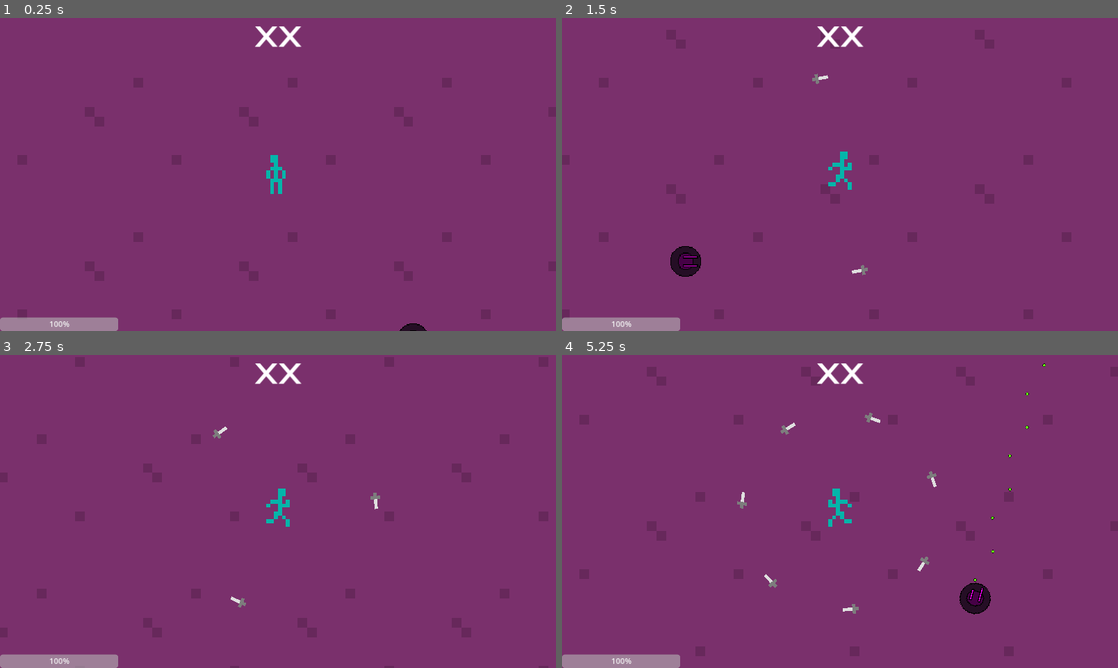
Above: before the commit, frames 1-4 (two rows, left to right).
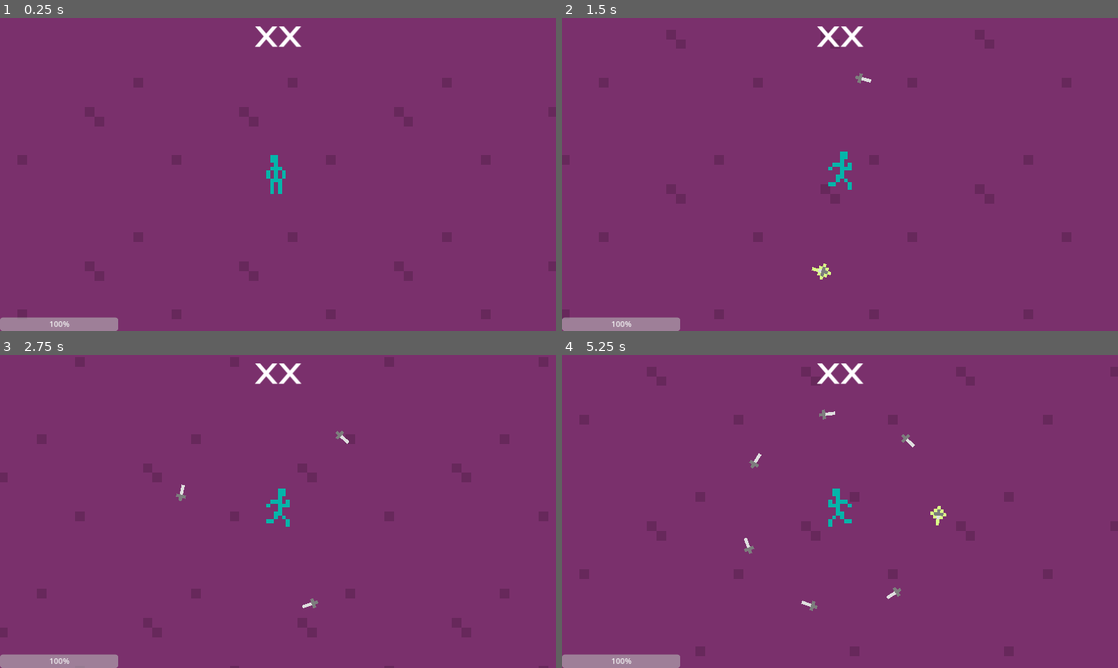
Above: after the commit, the same moments.

Repository: Shmupette/ChristmasProject
Game: Godot game, scene res://scenes/main_scene.tscn
Two runs of this game, one before a commit and one after it. Both use one fixed random seed, a clock stepped at 60 frames per second and the inputs below.
Inputs:
- Up to frame 1 (0.25 s): no input
- Up to frame 2 (1.5 s): tap Enter at 0.5 s; hold D (right) 0.53-1.28 s; hold 1 (knoife) 0.53-1.28 s; hold S (down) from 1.28 s (still down); tap 1 (knoife) at 1.35 s
- Up to frame 3 (2.75 s): release S (down) at 2.03 s; hold D (right) from 2.03 s (still down); hold 1 (knoife) from 2.03 s (still down)
- Up to frame 4 (5.25 s): release D (right) at 2.78 s; release 1 (knoife) at 2.78 s; hold W (up) 2.78-3.53 s; tap 1 (knoife) at 2.85, 4.35 s; hold 1 (knoife) 3.53-4.28 s; hold A (left) 3.53-5.03 s; hold S (down) from 5.03 s (still down); hold 1 (knoife) from 5.03 s (still down)

The runs differ from the first frame. In frame 1, less than 0.1% of the frame differs, in the area x 71-77%, y 97-100%; in frame 2, 0.6%; in frame 3, 0.3%; in frame 4, 1.1%, in the area x 31-87%, y 2-83%.

Commit message:
add sparkle

Diff:
--- a/scenes/knoife.tscn
+++ b/scenes/knoife.tscn
@@ -34,10 +34,27 @@
 "values": [4, 5, 6, 7]
 }
 
+[sub_resource type="Animation" id="Animation_1554b"]
+resource_name = "spawn"
+length = 0.4
+tracks/0/type = "value"
+tracks/0/imported = false
+tracks/0/enabled = true
+tracks/0/path = NodePath("Sprite2D:frame")
+tracks/0/interp = 1
+tracks/0/loop_wrap = true
+tracks/0/keys = {
+"times": PackedFloat32Array(0, 0.1, 0.2, 0.3),
+"transitions": PackedFloat32Array(1, 1, 1, 1),
+"update": 1,
+"values": [8, 9, 10, 11]
+}
+
 [sub_resource type="AnimationLibrary" id="AnimationLibrary_8kp5c"]
 _data = {
 "RESET": SubResource("Animation_1ew8m"),
-"attack": SubResource("Animation_bmq42")
+"attack": SubResource("Animation_bmq42"),
+"spawn": SubResource("Animation_1554b")
 }
 
 [sub_resource type="CapsuleShape2D" id="CapsuleShape2D_nynf1"]
@@ -63,6 +80,6 @@
 [node name="CollisionShape2D" type="CollisionShape2D" parent="."]
 shape = SubResource("CapsuleShape2D_nynf1")
 
-[node name="attackRate" type="Timer" parent="."]
+[node name="attack" type="Timer" parent="."]
 wait_time = 0.1
 one_shot = true
--- a/scenes/main_scene.tscn
+++ b/scenes/main_scene.tscn
@@ -1,8 +1,7 @@
-[gd_scene load_steps=7 format=3 uid="uid://c18n1w0ax0apu"]
+[gd_scene load_steps=6 format=3 uid="uid://c18n1w0ax0apu"]
 
 [ext_resource type="Script" path="res://scripts/main_scene.gd" id="1_o0syh"]
 [ext_resource type="Texture2D" uid="uid://4g1t7imkht3i" path="res://tiles/tiletest.png" id="2_4e156"]
-[ext_resource type="PackedScene" uid="uid://dbm1vbmxgv0cp" path="res://scenes/turret.tscn" id="3_vr3j2"]
 
 [sub_resource type="TileSetAtlasSource" id="TileSetAtlasSource_p41n1"]
 texture = ExtResource("2_4e156")
@@ -87,9 +86,6 @@
 format = 2
 layer_0/tile_data = PackedInt32Array(-327690, 1, 0, -262154, 1, 0, -196618, 1, 0, -131082, 1, 0, -65546, 1, 0, -10, 1,  …(11542 unchanged characters)…
 
-[node name="Area2D" parent="." instance=ExtResource("3_vr3j2")]
-position = Vector2(14, 17)
-
 [node name="mobSpawnPath" type="Path2D" parent="."]
 curve = SubResource("Curve2D_1s1nb")
 
--- a/scenes/protag.tscn
+++ b/scenes/protag.tscn
@@ -63,6 +63,8 @@
 [sub_resource type="RectangleShape2D" id="RectangleShape2D_6tlnx"]
 size = Vector2(5.5, 6)
 
+[sub_resource type="Curve2D" id="Curve2D_biole"]
+
 [node name="Protag" type="CharacterBody2D"]
 script = ExtResource("1_mj6ee")
 
@@ -85,3 +87,6 @@
 zoom = Vector2(20, 20)
 
 [node name="weaponPivot" type="Node2D" parent="."]
+
+[node name="Path2D" type="Path2D" parent="."]
+curve = SubResource("Curve2D_biole")
--- a/scripts/knoife.gd
+++ b/scripts/knoife.gd
@@ -1,21 +1,40 @@
 extends Area2D
-@onready var attackRate = $attackRate
+@onready var attack = $attack
 @onready var animation_player = $Sprite2D/AnimationPlayer
 
 var player = null
 var damage = 1
+var targetPosition = Vector2.ZERO
+var damaged = false
+var queuedToDelete = false
+
+func getQueuedToDelete():
+	return queuedToDelete
+
+func _ready():
+	animation_player.play("spawn")
 
 func setPlayer(player):
 	self.player = player
 
 func _process(delta):
 	look_at(player.position)
-	if attackRate.is_stopped():
+	position = targetPosition
+
+	if attack.is_stopped():
 		for area in self.get_overlapping_areas():
 			if area is Enemy:
 				area.takeDamage(damage)
 				animation_player.play("attack")
-		attackRate.start()
+				attack.start()
+				damaged = true
 
-	if !animation_player.is_playing():
+	if animation_player.is_playing() && damaged:
+		queuedToDelete = true
+	elif !animation_player.is_playing() && !damaged:
 		animation_player.play("RESET")
+	elif !animation_player.is_playing() && damaged:
+		queue_free()
+
+func setTargetPosition(vector):
+	targetPosition = vector
--- a/scripts/protag.gd
+++ b/scripts/protag.gd
@@ -29,9 +29,14 @@
 func _physics_process(delta):
 	get_input()
 	move_and_slide()
-	weapon_pivot.rotate(0.05)
+
+func _process(delta):
+	weapon_pivot.rotate(0.02)
 	orbitAngleOffset += 2 * PI * delta / float(360)
 	orbitAngleOffset = wrapf(orbitAngleOffset, -PI, PI)
+	if knoifes.size() > 0:
+		updateKnoifes()
+
 
 func _input(event):
 	if event.is_action_pressed("left"):
@@ -54,9 +59,15 @@
 	updateKnoifes()
 
 func updateKnoifes():
+	var freshKnoifes = []
+	for knoife in knoifes:
+		if knoife != null:
+			freshKnoifes.append(knoife)
+	knoifes = freshKnoifes
+	#TODO: move this to knoife
 	var spacing = 2 * PI / float(knoifes.size())
 	var radius = 10
 	var index = 0
 	for knoife in knoifes:
 		index += 1
-		knoife.position = Vector2(cos(spacing * index + orbitAngleOffset) * radius, sin(spacing * index + orbitAngleOffset) * radius)
+		knoife.setTargetPosition(Vector2(cos(spacing * index + orbitAngleOffset) * radius, sin(spacing * index + orbitAngleOffset) * radius))
Not shown: 1 places in scenes/knoife.tscn that only renumber resources
Not shown: 1 places in scenes/protag.tscn that only renumber resources
Binary file changed: sprites/knoife.png
